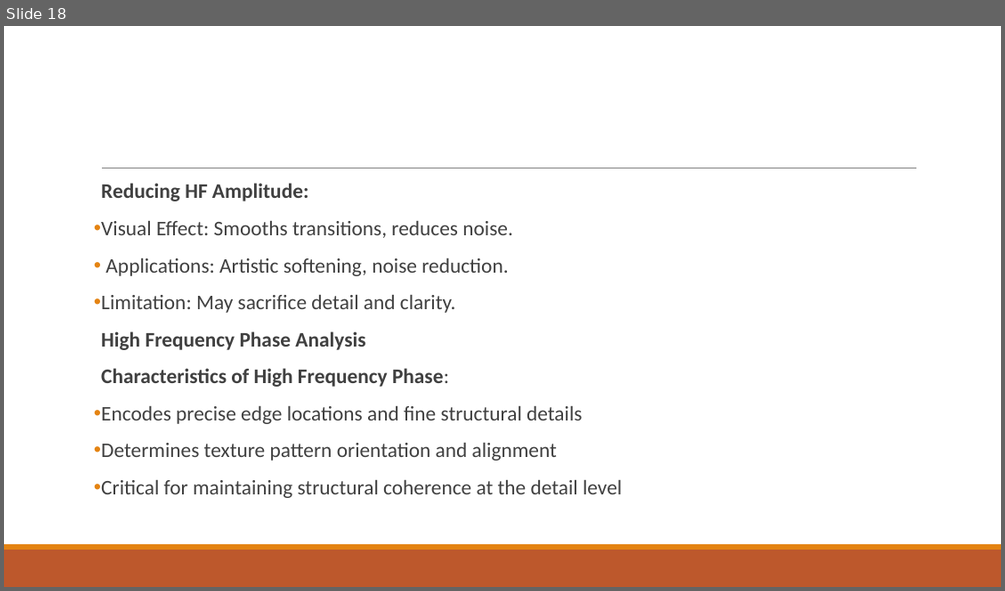
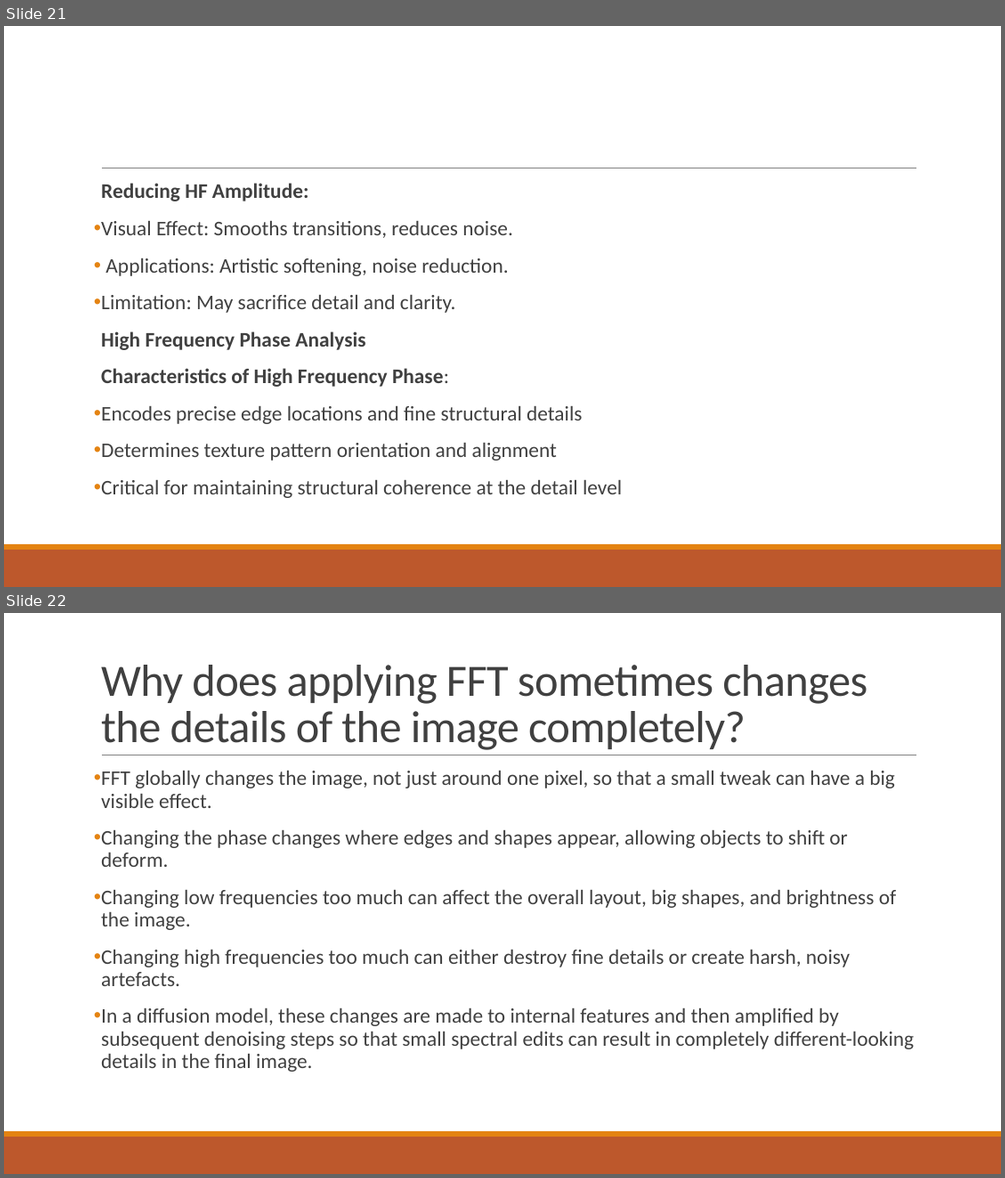
Before and after one commit to mithulpranav24/D13_MFC4_DMFFT, a slide deck: docs/Presentation.pptx. Shown one above the other, each under a label of ours: slide 18 before the commit, slides 21 and 22 after it. The pictures are 1005x591 and 1005x1178 pixels, drawn with LibreOffice and Linux fonts; fonts in the diff are those of the drawing. Boxes give left, top, right and bottom in pixels: in the first picture for what was removed or moved away, otherwise in the second. Text is boxed around its words. In the diff, an @@ line names an element or a change of style, - is before the commit and + after.

```diff
--- a/docs/Presentation.pptx
+++ b/docs/Presentation.pptx
@@ slide 22 added at (4, 613, 1001, 1174), background #FFFFFF; not listed: 3 template elements that a slide beside it also shows @@
@@ title added at (101, 665, 867, 750), 43.2 pt, text #404040 @@
+Why does applying FFT sometimes changes the details of the image completely?
@@ text added at (101, 771, 914, 1071), 20 pt, text #404040 @@
+• FFT globally changes the image, not just around one pixel, so that a small tweak can have a big visible effect.
+• Changing the phase changes where edges and shapes appear, allowing objects to shift or deform.
+• Changing low frequencies too much can affect the overall layout, big shapes, and brightness of the image.
+• Changing high frequencies too much can either destroy fine details or create harsh, noisy artefacts.
+• In a diffusion model, these changes are made to internal features and then amplified by subsequent denoising steps so that small spectral edits can result in completely different-looking details in the final image.
@@ what was slide 18 is now slide 21 @@
```
Also in this commit, not shown: 1 slide changed, 12 other slides added, 8 slides removed.
